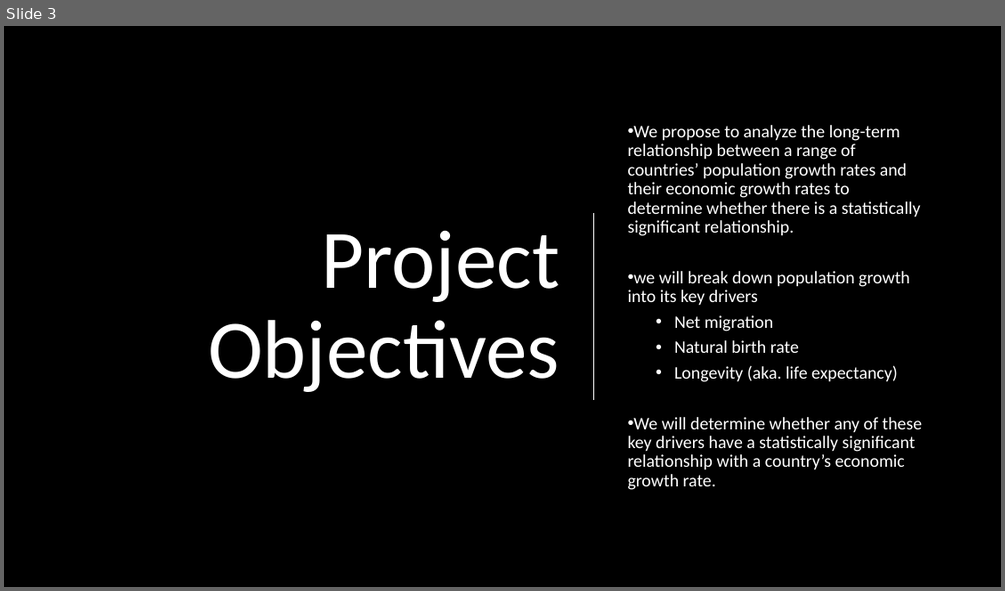
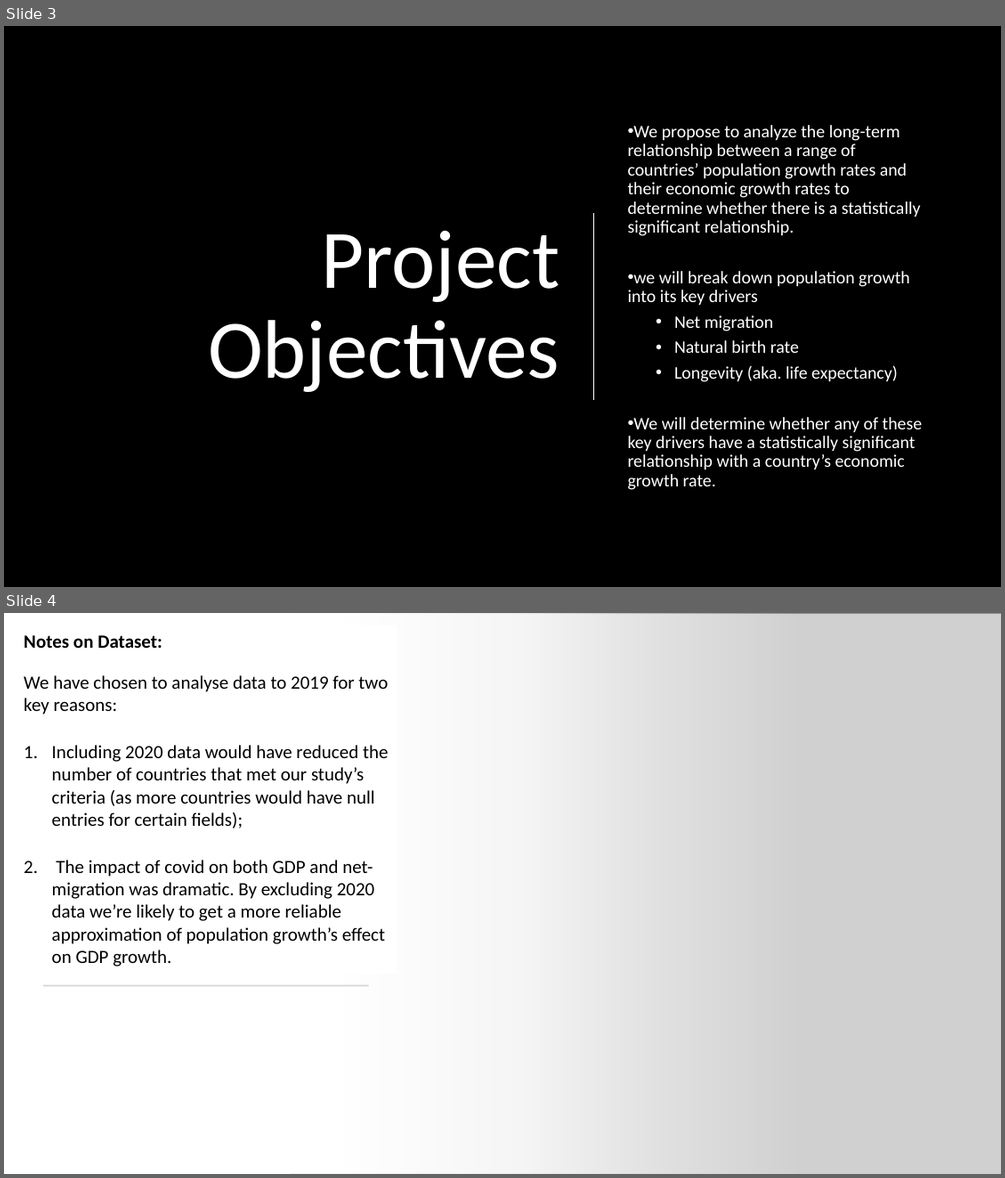
Before and after one commit to oli124/Project3_OliverK_UfuomaA, a slide deck: Project 3 Oliver King and Ufuoma Atakere-ufilolo.pptx. Shown one above the other, each under a label of ours: slide 3 before the commit, slides 3 and 4 after it. The pictures are 1005x591 and 1005x1178 pixels, drawn with LibreOffice and Linux fonts; fonts in the diff are those of the drawing; grey boxes stand for pictures; background and template pictures are left out. Boxes give left, top, right and bottom in pixels: in the first picture for what was removed or moved away, otherwise in the second. Text is boxed around its words. In the diff, an @@ line names an element or a change of style, - is before the commit and + after.

```diff
--- a/Project 3 Oliver King and Ufuoma Atakere-ufilolo.pptx
+++ b/Project 3 Oliver King and Ufuoma Atakere-ufilolo.pptx
@@ slide 4 added at (4,613,1001,1174), background #FFFFFF @@
@@ rectangle added at (4,613,802,1174), fill gradient #FFFFFF @@
@@ text added at (24,635,388,966), 18 pt, text #000000 @@
+Notes on Dataset:
+We have chosen to analyse data to 2019 for two key reasons:
+1. Including 2020 data would have reduced the number of countries that met our study’s criteria (as more countries would have null entries for certain fields);
+2. The impact of covid on both GDP and net-migration was dramatic. By excluding 2020 data we’re likely to get a more reliable approximation of population growth’s effect on GDP growth.
@@ picture added at (291,613,1001,1174) @@
@@ rectangle added at (44,985,369,986), fill #D5D5D5 @@
```
Also in this commit, not shown: 1 slide changed, 4 other files.
